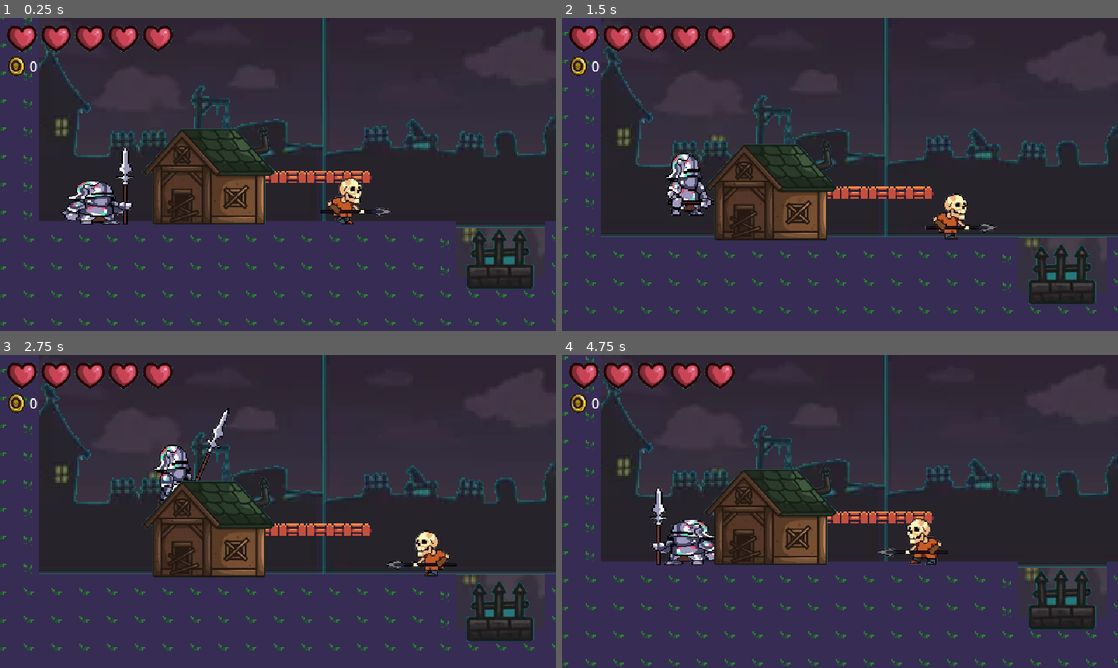
Above: before the commit, frames 1-4 (two rows, left to right).
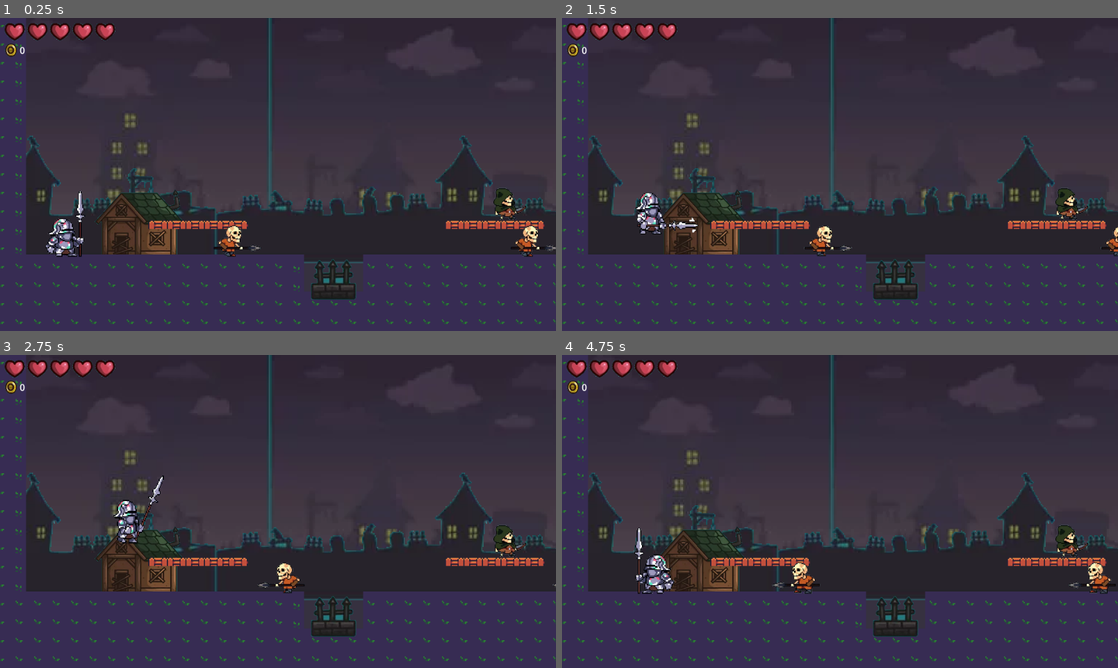
Above: after the commit, the same moments.

Repository: BlazeWings/demo
Game: Godot game, scene res://levels/test_chamber/test_chamber.tscn
Two runs of this game, one before a commit and one after it. Both use one fixed random seed, a clock stepped at 60 frames per second and the inputs below.
Inputs (mouse positions are in pixels of both pictures, inside the frame that each line leads up to):
- Up to frame 1 (0.25 s): no input
- Up to frame 2 (1.5 s): tap Enter at 0.5 s; move the mouse to (962, 158) at 0.52 s; hold D (move_right) 0.53-1.25 s; hold J (attack) 0.53-1.25 s; click (962, 158) at 0.67 s; tap Space (jump) at 0.77, 0.8, 1.07 s; drag from (728, 190) to (951, 221) at 1.27 s
- Up to frame 3 (2.75 s): move the mouse to (333, 442) at 2.02 s; hold D (move_right) from 2.03 s (still down); hold J (attack) from 2.03 s (still down); tap Space (jump) at 2.3 s
- Up to frame 4 (4.75 s): release D (move_right) at 2.75 s; release J (attack) at 2.75 s; drag from (812, 574) to (778, 464) at 2.77 s; move the mouse to (1006, 558) at 3.52 s; hold A (move_left) 3.53-4.25 s; hold E (heal) 3.53-4.25 s; tap Space (jump) at 3.77, 3.8, 4.07 s; drag from (673, 464) to (928, 549) at 4.27 s

The runs differ from the first frame. In frame 1, 33% of the frame differs, in the area x 0-100%, y 0-99%; in frame 2, 30%; in frame 3, 30%; in frame 4, 33%.

Commit message:
比例重构960x540+手感参数；反馈修复：落地挤压方向/旋转轴心/敌人边缘保护/存档点遮挡/攻击判定扩大

Diff:
--- a/entities/enemies/archer/archer.gd
+++ b/entities/enemies/archer/archer.gd
@@ -36,6 +36,8 @@
 const KNOCKBACK_FRICTION: float = 400.0
 
 const DEATH_FALLBACK_TIME: float = 1.5
+## 边缘探针深度：必须够到脚底（28.25）以下，才算"前方有地面"。
+const EDGE_PROBE_DEPTH: float = 50.0
 
 ## 1 = 素材默认朝右（flip_h=false 即朝右）；若素材实际朝左，改成 -1 即可。
 ## $Muzzle 按“朝右”摆放，翻转时脚本会镜像它的 x。
@@ -287,8 +289,28 @@
 
 func _tick_hurt(delta: float) -> void:
 	velocity.x = move_toward(velocity.x, 0.0, KNOCKBACK_FRICTION * delta)
+	_hold_at_ledge(velocity.x)
 	if _timer <= 0.0:
 		_enter_idle()
+
+
+## 平台边缘保护（同骷髅）：受击被击退到边缘时不再往外冲。
+func _hold_at_ledge(horizontal_speed: float) -> void:
+	if not is_on_floor() or absf(horizontal_speed) < 1.0:
+		return
+	var dir := 1 if horizontal_speed > 0.0 else -1
+	if not _ground_ahead(dir):
+		velocity.x = 0.0
+
+
+## 指定方向前方脚下 EDGE_PROBE_DEPTH 内是否有地形。
+func _ground_ahead(dir: int) -> bool:
+	if not is_inside_tree():
+		return true
+	var from := global_position + Vector2(float(dir) * 12.0, 0.0)
+	var query := PhysicsRayQueryParameters2D.create(from, from + Vector2(0.0, EDGE_PROBE_DEPTH), TERRAIN_MASK)
+	query.exclude = [get_rid()]
+	return not get_world_2d().direct_space_state.intersect_ray(query).is_empty()
 
 
 # --- 感知与射击 ---
--- a/entities/enemies/skeleton/skeleton.gd
+++ b/entities/enemies/skeleton/skeleton.gd
@@ -37,6 +37,8 @@
 const KNOCKBACK_FRICTION: float = 400.0
 
 const DEATH_FALLBACK_TIME: float = 1.5
+## 边缘探针深度：必须够到脚底（41.25）以下，才算"前方有地面"。
+const EDGE_PROBE_DEPTH: float = 50.0
 
 ## 1 = 素材默认朝右（flip_h=false 即朝右）；若素材实际朝左，改成 -1 即可。
 ## 场景里 $EdgeRay/$AttackHitbox 按“朝右”摆放，翻转时脚本会镜像它们的 x。
@@ -300,6 +302,7 @@
 
 func _tick_attack() -> void:
 	velocity.x = float(_facing) * LUNGE_SPEED
+	_hold_at_ledge(velocity.x)
 	if _timer <= 0.0 or absf(global_position.x - _lunge_origin_x) >= LUNGE_DISTANCE:
 		_enter_recover()
 
@@ -312,8 +315,33 @@
 
 func _tick_hurt(delta: float) -> void:
 	velocity.x = move_toward(velocity.x, 0.0, KNOCKBACK_FRICTION * delta)
+	_hold_at_ledge(velocity.x)
 	if _timer <= 0.0:
 		_enter_patrol()
+
+
+## 平台边缘保护：突刺/击退要冲出边缘时把水平速度清零（不掉头、不换状态）。
+func _hold_at_ledge(horizontal_speed: float) -> void:
+	if not is_on_floor() or absf(horizontal_speed) < 1.0:
+		return
+	var dir := 1 if horizontal_speed > 0.0 else -1
+	if not _ground_ahead(dir):
+		velocity.x = 0.0
+
+
+## 指定方向前方脚下 EDGE_PROBE_DEPTH 内是否有地形（直接空间射线，无需额外节点）。
+func _ground_ahead(dir: int) -> bool:
+	if not is_inside_tree():
+		return true
+	var from := global_position + Vector2(float(dir) * _edge_probe_x(), 0.0)
+	var query := PhysicsRayQueryParameters2D.create(from, from + Vector2(0.0, EDGE_PROBE_DEPTH), TERRAIN_MASK)
+	query.exclude = [get_rid()]
+	return not get_world_2d().direct_space_state.intersect_ray(query).is_empty()
+
+
+## 探针横向偏移：复用场景 $EdgeRay 的 x（12），没有就用 12。
+func _edge_probe_x() -> float:
+	return _edge_base_x if _edge_base_x > 0.0 else 12.0
 
 
 # --- 感知 ---
--- a/entities/player/knight.gd
+++ b/entities/player/knight.gd
@@ -6,16 +6,16 @@
 
 enum AttackDirection { HORIZONTAL, UP, DOWN }
 
-const SPEED: float = 150.0
-const ACCEL: float = 1400.0
-const DECEL: float = 1000.0
-const JUMP_VELOCITY: float = -400.0
+const SPEED: float = 170.0
+const ACCEL: float = 1600.0
+const DECEL: float = 1100.0
+const JUMP_VELOCITY: float = -430.0
 const JUMP_CUT_MULT: float = 0.45
 const FALL_GRAVITY_MULT: float = 1.4
 const MAX_FALL_SPEED: float = 520.0
-const COYOTE_TIME: float = 0.12
+const COYOTE_TIME: float = 0.15
 const JUMP_BUFFER_TIME: float = 0.12
-const DASH_SPEED: float = 420.0
+const DASH_SPEED: float = 460.0
 const DASH_DURATION: float = 0.15
 const MAX_DASHES: int = 1
 const DASH_ANIM_SPEED_SCALE: float = 2.0
@@ -68,7 +68,11 @@
 
 var _sprite_base_scale := Vector2.ONE
 var _sprite_base_position := Vector2.ZERO
+## 脚底到原点的偏移（父坐标系像素）：落地挤压锚点 & 上挑/下劈的旋转轴心都用它。
 var _squash_anchor_y: float = 0.0
+var _squash_offset := Vector2.ZERO
+## 上挑/下劈时为保证"脚底不动"而给 sprite 中心加的补偿位移。
+var _attack_pivot_offset := Vector2.ZERO
 var _attack_hitbox_base_offset := Vector2.ZERO
 var _squash_tween: Tween
 var _death_tween: Tween
@@ -198,13 +202,13 @@
 	_place_attack_hitbox(direction)
 	match direction:
 		AttackDirection.UP:
-			sprite.rotation = -PI * 0.5
+			_set_attack_rotation(-PI * 0.5)
 			play_anim(&"attack2")
 		AttackDirection.DOWN:
-			sprite.rotation = PI * 0.5
+			_set_attack_rotation(PI * 0.5)
 			play_anim(&"attack2")
 		_:
-			sprite.rotation = 0.0
+			_set_attack_rotation(0.0)
 			play_anim(&"attack1")
 	attack_hitbox.set_active(true)
 
@@ -216,7 +220,7 @@
 func end_attack() -> void:
 	deactivate_attack_hitbox()
 	current_attack_direction = AttackDirection.HORIZONTAL
-	sprite.rotation = 0.0
+	_set_attack_rotation(0.0)
 	_place_attack_hitbox(AttackDirection.HORIZONTAL)
 
 
@@ -340,7 +344,7 @@
 	if hurtbox != null:
 		hurtbox.set_deferred("monitorable", true)
 	_kill_tween(_death_tween)
-	sprite.rotation = 0.0
+	_set_attack_rotation(0.0)
 	sprite.modulate = Color.WHITE
 	sprite.speed_scale = 1.0
 	reset_squash()
@@ -384,7 +388,30 @@
 	if sprite == null:
 		return
 	sprite.scale = Vector2(_sprite_base_scale.x * x_scale, _sprite_base_scale.y * y_scale)
-	sprite.position = _sprite_base_position + Vector2(0.0, _squash_anchor_y * (1.0 - y_scale))
+	_squash_offset = Vector2(0.0, _squash_anchor_y * (1.0 - y_scale))
+	_refresh_sprite_position()
+
+
+## sprite.position 的唯一写入口：基准位 + 挤压偏移 + 攻击轴心偏移。
+func _refresh_sprite_position() -> void:
+	if sprite == null:
+		return
+	sprite.position = _sprite_base_position + _squash_offset + _attack_pivot_offset
+
+
+## 上挑/下劈绕"脚底点"旋转，而不是绕 sprite 中心（绕中心会把身体甩出去，视觉悬空/穿地）。
+## 脚底在父坐标系是 f=(0, _squash_anchor_y)；要让脚底旋转后不动，中心需 c = f - R(θ)·f。
+## 脚底 x=0，所以 flip_h 的镜像不影响该补偿。
+func _set_attack_rotation(angle: float) -> void:
+	if sprite == null:
+		return
+	sprite.rotation = angle
+	if is_zero_approx(angle):
+		_attack_pivot_offset = Vector2.ZERO
+	else:
+		var foot := Vector2(0.0, _squash_anchor_y)
+		_attack_pivot_offset = foot - foot.rotated(angle)
+	_refresh_sprite_position()
 
 
 func reset_squash() -> void:
@@ -398,7 +425,7 @@
 	_kill_tween(_squash_tween)
 	set_squash(1.22, 0.78)
 	_squash_tween = create_tween()
-	_squash_tween.tween_method(_squash_lerp, 1.0, 0.0, 0.12)
+	_squash_tween.tween_method(_squash_lerp, 0.0, 1.0, 0.12)
 
 
 func _squash_lerp(t: float) -> void:
--- a/entities/player/knight.tscn
+++ b/entities/player/knight.tscn
@@ -26,7 +26,7 @@
 height = 56.0
 
 [sub_resource type="RectangleShape2D" id="RectangleShape2D_slmgo"]
-size = Vector2(30, 32)
+size = Vector2(40, 38)
 
 [sub_resource type="Gradient" id="Gradient_vnoac"]
 colors = PackedColorArray(0.7, 0.92, 1, 0.75, 0.4, 0.6, 1, 0)
@@ -64,7 +64,7 @@
 target_mask = 96
 
 [node name="CollisionShape2D" type="CollisionShape2D" parent="AttackHitbox" unique_id=1581627699]
-position = Vector2(26, 8)
+position = Vector2(30, 2)
 shape = SubResource("RectangleShape2D_slmgo")
 
 [node name="StateMachine" type="Node" parent="." unique_id=1281217703]
--- a/levels/test_chamber/test_chamber.gd
+++ b/levels/test_chamber/test_chamber.gd
@@ -15,10 +15,10 @@
 ##   A  archer             (entities/enemies/archer/archer.tscn)
 ##   .  empty
 ##
-## World size: 56 columns x 12 rows x 32 px = 1792 x 384 px.
+## World size: 56 columns x 18 rows x 32 px = 1792 x 576 px.
 
 const CELL_SIZE: int = 32
-const MAP_ROWS: int = 12
+const MAP_ROWS: int = 18
 const MAP_COLUMNS: int = 56
 const TERRAIN_SCALE: float = 2.0
 ## Visual/collision thickness of a one-way platform cell (platform_red_wide is 38x8 -> 76x16).
@@ -53,11 +53,17 @@
 	"C": "Checkpoint",
 }
 
-## 56 columns x 12 rows. Row 0 is the top of the map, row 11 the bottom.
-## Floor surface = top of row 8 (y = 256). Spike pit cols 16-19 (2 cells deep, escapable).
-## Gash cols 32-35 (128 px wide, bottomless -> KillZone). Upper ledge = row 4 (y = 128),
-## reached from the one-way platform at row 6 cols 40-43 (64 px steps, jump height is ~82 px).
+## 56 columns x 18 rows. Row 0-8 are sky, row 17 the bottom.
+## Floor surface = top of row 14 (y = 448). Spike pit cols 16-19 (2 cells deep, escapable).
+## Gash cols 32-35 (128 px wide, bottomless -> KillZone). Upper ledge = row 10 (y = 320),
+## reached from the one-way platform at row 12 cols 40-43 (64 px steps, jump height ~94 px).
 const MAP: Array[String] = [
+	"#......................................................#",
+	"#......................................................#",
+	"#......................................................#",
+	"#......................................................#",
+	"#......................................................#",
+	"#......................................................#",
 	"#......................................................#",
 	"#......................................................#",
 	"#......................................................#",
--- a/levels/test_chamber/test_chamber.tscn
+++ b/levels/test_chamber/test_chamber.tscn
@@ -15,11 +15,11 @@
 
 [node name="FarLayer" type="ParallaxLayer" parent="ParallaxBackground" unique_id=1387716756]
 motion_scale = Vector2(0.3, 0.3)
-motion_mirroring = Vector2(746, 0)
+motion_mirroring = Vector2(932.5, 0)
 
 [node name="Night1" type="Sprite2D" parent="ParallaxBackground/FarLayer" unique_id=608912384]
-position = Vector2(0, 190)
-scale = Vector2(2, 2)
+position = Vector2(0, 245)
+scale = Vector2(2.5, 2.5)
 texture = ExtResource("2_ohd2f")
 
 [node name="NearLayer" type="ParallaxLayer" parent="ParallaxBackground" unique_id=1584208581]
@@ -27,7 +27,7 @@
 motion_mirroring = Vector2(746, 0)
 
 [node name="Night2" type="Sprite2D" parent="ParallaxBackground/NearLayer" unique_id=1292484458]
-position = Vector2(0, 143)
+position = Vector2(0, 335)
 scale = Vector2(2, 2)
 texture = ExtResource("3_2wrgw")
 
--- a/project.godot
+++ b/project.godot
@@ -23,8 +23,8 @@
 
 [display]
 
-window/size/viewport_width=640
-window/size/viewport_height=360
+window/size/viewport_width=960
+window/size/viewport_height=540
 window/size/window_width_override=1920
 window/size/window_height_override=1080
 window/stretch/mode="viewport"
--- a/props/checkpoint/checkpoint.tscn
+++ b/props/checkpoint/checkpoint.tscn
@@ -13,6 +13,7 @@
 script = ExtResource("1_513gb")
 
 [node name="Sprite2D" type="Sprite2D" parent="." unique_id=1756190611]
+z_index = -1
 scale = Vector2(0.5, 0.5)
 texture = ExtResource("2_11ebm")
 
